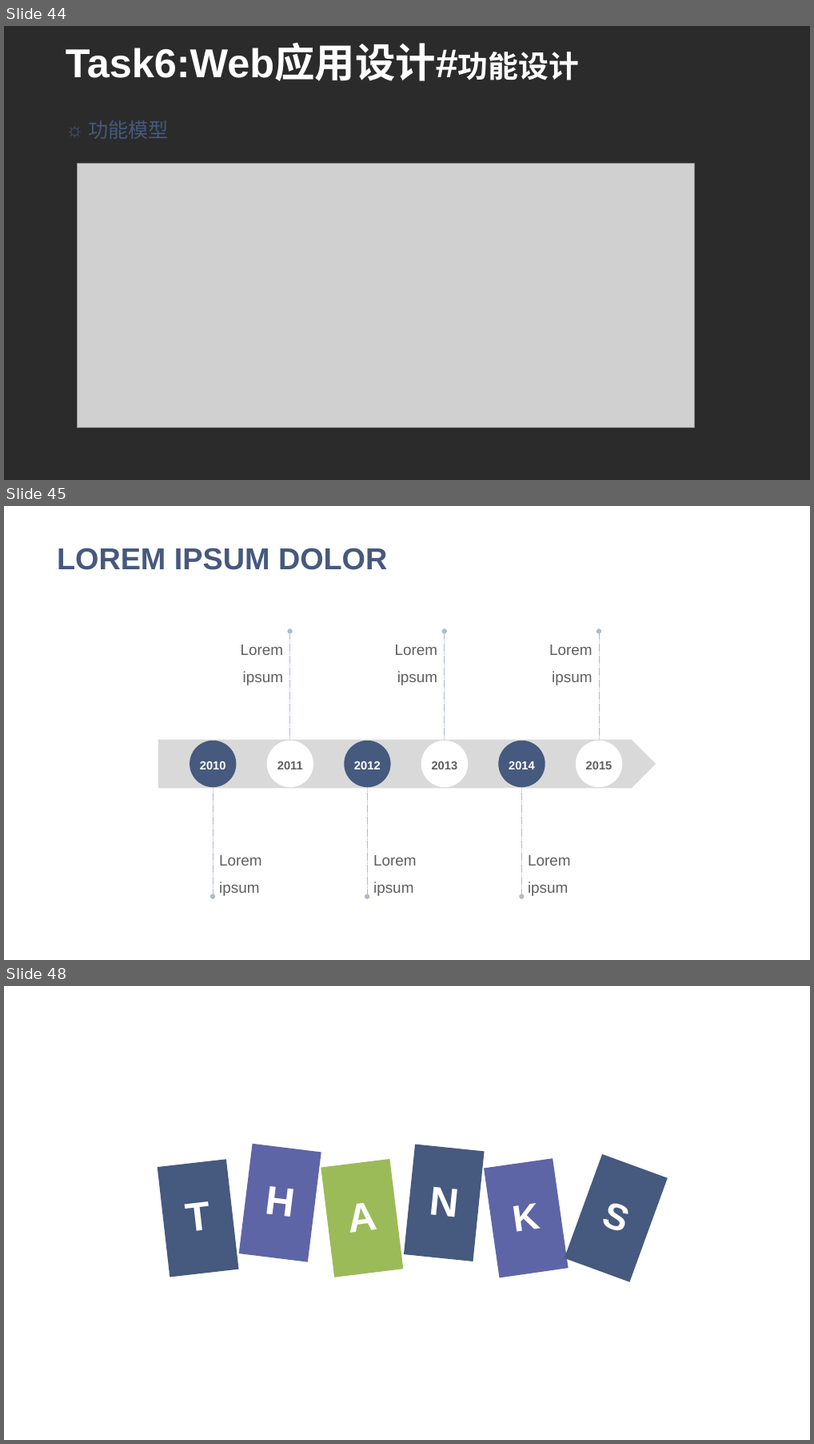
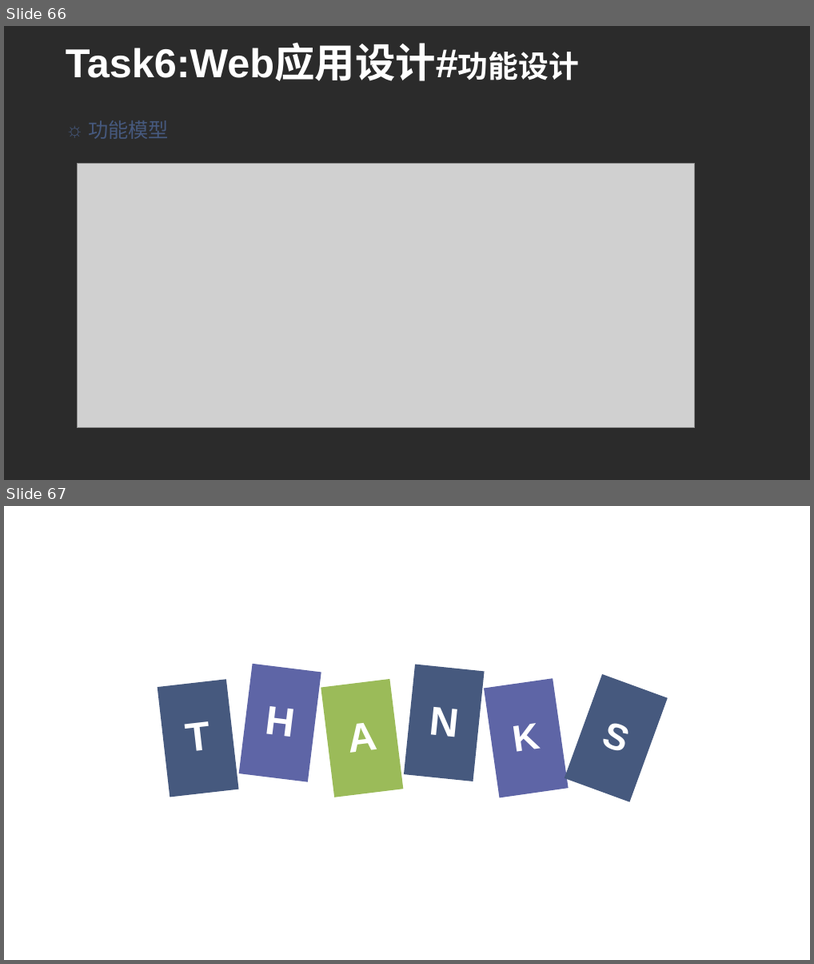
Before and after one commit to Weeeeeb/WebProject, a slide deck: ppt/Web工程大作业.pptx. Shown one above the other, each under a label of ours: slides 44, 45 and 48 before the commit, slides 66 and 67 after it; the slides between them are not shown. The pictures are 814x1444 and 814x964 pixels, drawn with LibreOffice and Linux fonts; fonts in the diff are those of the drawing; grey boxes stand for pictures; background and template pictures are left out; a plain dark background stands for a picture behind light text. Boxes give left, top, right and bottom in pixels: in the first picture for what was removed or moved away, otherwise in the second. Text is boxed around its words. In the diff, an @@ line names an element or a change of style, - is before the commit and + after.

```diff
--- a/ppt/Web工程大作业.pptx
+++ b/ppt/Web工程大作业.pptx
@@ slide 45 removed at (4, 506, 810, 960), background #FFFFFF @@
@@ text removed at (57, 548, 387, 570) @@
-LOREM IPSUM DOLOR
@@ text removed at (241, 644, 284, 685) @@
-Lorem ipsum
@@ arrow removed from (290, 748) to (290, 632) @@
@@ text removed at (395, 644, 438, 685) @@
-Lorem ipsum
@@ arrow removed from (445, 748) to (445, 632) @@
@@ text removed at (550, 644, 593, 685) @@
-Lorem ipsum
@@ arrow removed from (599, 748) to (599, 632) @@
@@ pentagon arrow removed at (158, 740, 656, 788) @@
@@ ellipse removed at (190, 740, 236, 787) @@
-2010
@@ ellipse removed at (267, 740, 314, 787) @@
-2011
@@ ellipse removed at (345, 740, 391, 787) @@
-2012
@@ ellipse removed at (422, 740, 468, 787) @@
-2013
@@ ellipse removed at (499, 740, 546, 787) @@
-2014
@@ ellipse removed at (576, 740, 623, 787) @@
-2015
@@ arrow removed from (213, 779) to (213, 896) @@
@@ arrow removed from (367, 779) to (367, 896) @@
@@ arrow removed from (522, 779) to (522, 896) @@
@@ text removed at (219, 855, 262, 896) @@
-Lorem ipsum
@@ text removed at (374, 855, 417, 896) @@
-Lorem ipsum
@@ text removed at (528, 855, 571, 896) @@
-Lorem ipsum
@@ what was slide 44 is now slide 66 @@
@@ what was slide 48 is now slide 67 @@
```
Also in this commit, not shown: 16 slides changed, 24 slides added, 4 other slides removed.
